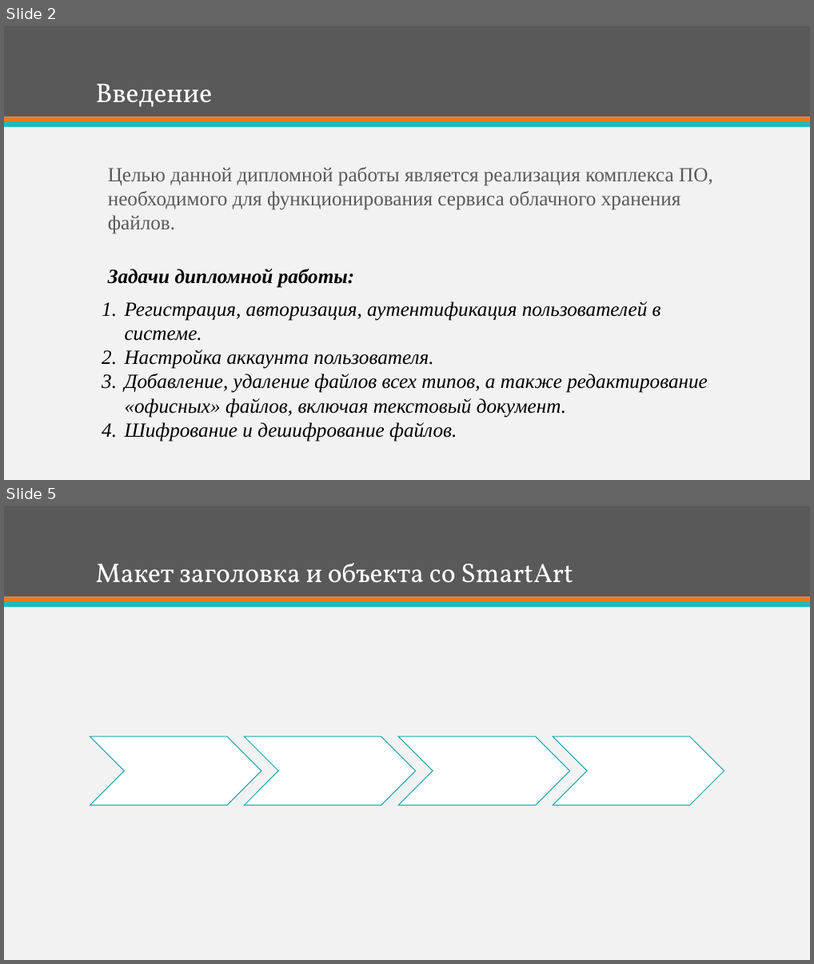
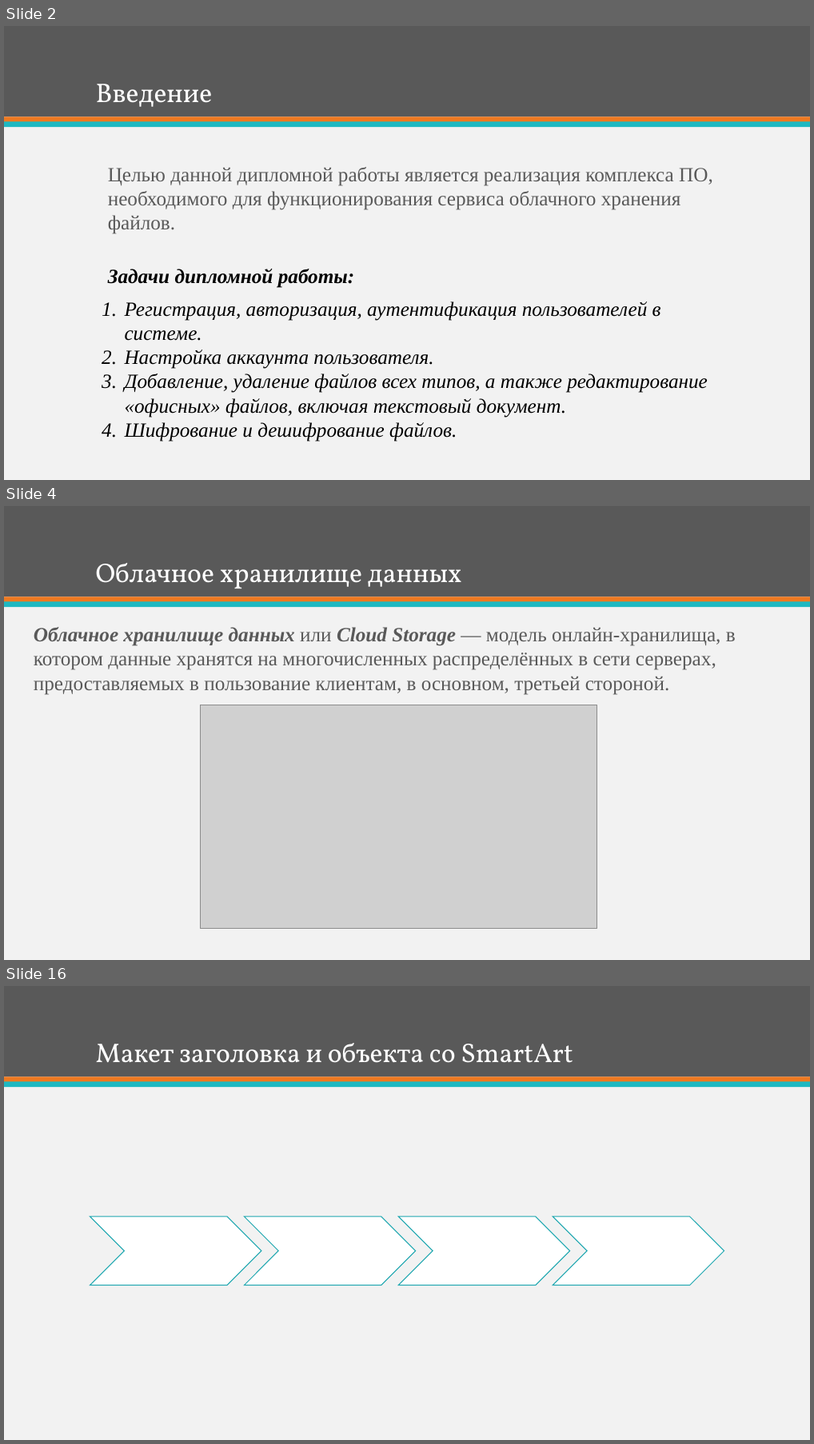
Before and after one commit to IvanKhAU525/Diploma, a slide deck: Presentation.pptx. Shown one above the other, each under a label of ours: slides 2 and 5 before the commit, slides 2, 4 and 16 after it; the slides between them are not shown. The pictures are 814x964 and 814x1444 pixels, drawn with LibreOffice and Linux fonts; fonts in the diff are those of the drawing; grey boxes stand for pictures. Boxes give left, top, right and bottom in pixels: in the first picture for what was removed or moved away, otherwise in the second. Text is boxed around its words. In the diff, an @@ line names an element or a change of style, - is before the commit and + after.

```diff
--- a/Presentation.pptx
+++ b/Presentation.pptx
@@ slide 4 added at (4, 506, 810, 960), background #F2F2F2; not listed: 3 template elements that a slide beside it also shows @@
@@ title added at (96, 563, 462, 588), 32 pt, text #FFFFFF @@
+Облачное хранилище данных
@@ text added at (34, 627, 736, 695), 24 pt, text #595959 @@
+Облачное хранилище данных или Cloud Storage — модель онлайн-хранилища, в котором данные хранятся на многочисленных распределённых в сети серверах, предоставляемых в пользование клиентам, в основном, третьей стороной.
@@ picture added at (201, 704, 598, 928) @@
@@ what was slide 5 is now slide 16 @@
```
Also in this commit, not shown: 1 slide changed, 11 other slides added, 1 slide removed, 2 other files.
